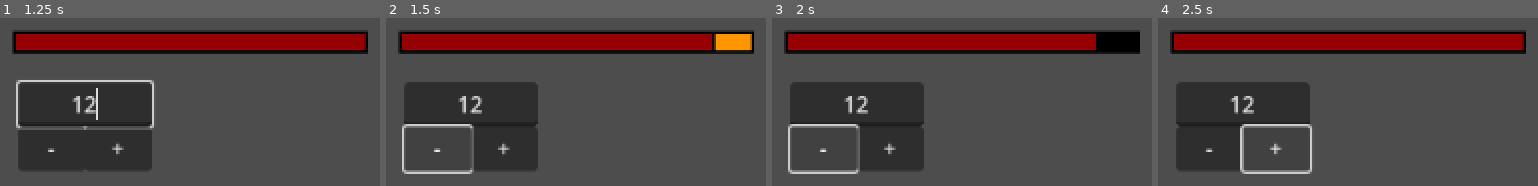
Above: before the commit, frames 1-4 (left to right).
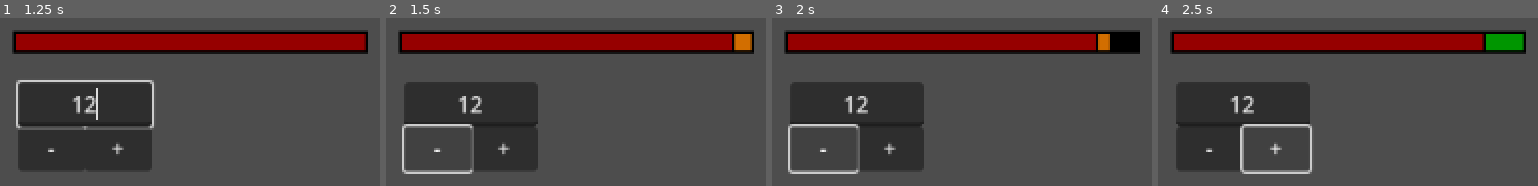
Above: after the commit, the same moments.

Repository: Xanmal877/The-Runic-Isles-MVM-28
Game: Godot game, scene res://scenes/test.tscn
The game is run twice, just before and just after one commit, with the same random seed, the same clock (stepped at 60 frames per second) and the same inputs.
Inputs (mouse positions are in pixels of both pictures, inside the frame that each line leads up to):
- Up to frame 1 (1.25 s): click (83, 105) at 0.52 s; type "12" at 0.6 s
- Up to frame 2 (1.5 s): click "-" at 1.25 s
- Up to frame 3 (2 s): no input
- Up to frame 4 (2.5 s): click "+" at 2 s

Frame 1 is identical in both runs. In frame 2, 1.1% of the frame differs, in the area x 85-97%, y 9-21%; in frame 3, 0.3%; in frame 4, 1.2%.

Commit message:
before push

Diff:
--- a/scenes/test.tscn
+++ b/scenes/test.tscn
@@ -11,8 +11,5 @@
 offset_right = -564.0
 offset_bottom = -233.0
 
-[node name="Node2D" type="Node2D" parent="HealthBarDebug"]
-
-[node name="HealthBar" parent="HealthBarDebug/Node2D" node_paths=PackedStringArray("parent") instance=ExtResource("2_lxstt")]
+[node name="HealthBar" parent="HealthBarDebug" instance=ExtResource("2_lxstt")]
 position = Vector2(-4, -37)
-parent = NodePath("../..")
--- a/scripts/health_bar.gd
+++ b/scripts/health_bar.gd
@@ -1,51 +1,81 @@
 extends Node2D
 
 
+#region signal
 func _on_alteration_tween_timer_timeout():
 	handle_negative_alteration()
 
 
 func _on_health_tween_timer_timeout():
 	handle_positive_health_change()
+#endregion
 
 
-@export var parent: Node
-var parent_health_copy: int : set = _on_parent_health_change
-var parent_health_ratio: float
+#region export
+## The [member Host] of the [annotation HealthBar].   [br]
+## [b][u]Asigning a [member Host] is optional.[/u][/b][br]
+## The Host will default to this Node's parent.       [br]
+## You can assign another Host than the Node's parent if you need to.
+@export var host: Node
+
+## The [annotation Color] that will be used to indicate heal.
+@export var heal_color: Color = Color8(0, 150, 0)
+
+## The [annotation Color] that will be used to indicate damage.
+@export var damage_color: Color = Color8(210, 110, 0)
+
+## The [annotation Color] that will be used to indicate health.
+@export var health_color: Color = Color8(150, 0, 0)
+
+## The [member size] of the [annotation Healthbar]
+@export var size: Vector2i = Vector2i(256, 16)
+
+## The [member reaction] can be tweaked to change how reactive
+## the [annotation HealthBar] behaves.
+@export var reaction: float = 0.4
+#endregion
+
+
+#region var
+var host_health_copy: int : set = _on_host_health_change
+var host_health_ratio: float
 
 var tween_positive_health_change: Tween
 var tween_negative_health_change: Tween
 var tween_positive_alteration: Tween
 var tween_negative_alteration: Tween
-
-@export var heal_color: Color = Color8(0, 150, 0)
-@export var damage_color: Color = Color8(255, 150, 0)
+#endregion
 
 
+#region gameloop
 func _ready():
-	if parent is not Node:
-		parent = get_parent()
-	parent_health_copy = parent.health
-	parent_health_ratio = parent.health / parent.max_health
+	if host is not Node:
+		host = get_parent()
+	host_health_copy = host.health
+	host_health_ratio = host.health / host.max_health
 
 
-func _process(delta):
-	parent_health_copy = parent.health
+func _process(_delta):
+	set_health_bar_color(health_color)
 	update_max_health()
+	update_health()
+	update_size()
+#endregion
 
 
-func _on_parent_health_change(param1):
-	if parent.health < parent_health_copy:
+#region func
+func _on_host_health_change(param1):
+	if host.health < host_health_copy:
 		handle_negative_health_change()
 		set_alteration_bar_color(damage_color)
 		#print("dmg was applied")
 
-	elif parent.health > parent_health_copy:
+	elif host.health > host_health_copy:
 		handle_positive_alteration()
 		set_alteration_bar_color(heal_color)
 		#print("heal was applied")
 
-	parent_health_copy = param1
+	host_health_copy = param1
 
 
 func handle_positive_health_change() -> void:
@@ -54,7 +84,7 @@
 		#print("tween positive health change killed")
 
 	tween_positive_health_change = create_tween()
-	tween_positive_health_change.tween_property($HealthBar, "value", parent.health, 0.2)
+	tween_positive_health_change.tween_property($HealthBar, "value", host.health, reaction)
 	#print("tween positive health change started")
 
 
@@ -63,9 +93,9 @@
 		tween_positive_alteration.kill()
 		#print("tween positive alteration killed")
 
-	$HealthTweenTimer.start(0.2)
+	$HealthTweenTimer.start(reaction)
 	tween_positive_alteration = create_tween()
-	tween_positive_alteration.tween_property($AlterationBar, "value", parent.health, 0.2)
+	tween_positive_alteration.tween_property($AlterationBar, "value", host.health, reaction)
 	#print("tween positive alteration started")
 
 
@@ -74,9 +104,9 @@
 			tween_negative_health_change.kill()
 			#print("tween negative health change killed")
 
-	$AlterationTweenTimer.start(0.2)
+	$AlterationTweenTimer.start(reaction)
 	tween_negative_health_change = create_tween()
-	tween_negative_health_change.tween_property($HealthBar, "value", parent.health, 0.2)
+	tween_negative_health_change.tween_property($HealthBar, "value", host.health, reaction)
 	#print("tween negative health change started")
 
 
@@ -86,8 +116,12 @@
 		#print("tween negative alteration killed")
 
 	tween_negative_alteration = create_tween()
-	tween_negative_alteration.tween_property($AlterationBar, "value", parent.health, 0.2)
+	tween_negative_alteration.tween_property($AlterationBar, "value", host.health, reaction)
 	#print("tween negative alteration started")
+
+
+func set_health_bar_color(color) -> void:
+	$HealthBar.get("theme_override_styles/fill").bg_color = color
 
 
 func set_alteration_bar_color(color: Color) -> void:
@@ -95,13 +129,23 @@
 
 
 func update_max_health() -> void:
-	$HealthBar.max_value = parent.max_health
-	$AlterationBar.max_value = parent.max_health
+	$HealthBar.max_value = host.max_health
+	$AlterationBar.max_value = host.max_health
+
+
+func update_health() -> void:
+	host_health_copy = host.health
+
+
+func update_size() -> void:
+	$HealthBar.size = size
+	$AlterationBar.size = size
 
 
 func debug() -> void:
 	print(
-		"PH[" + str(parent.health) + "]"
+		"PH[" + str(host.health) + "]"
 		+ " HB[" + str($HealthBar.value) + "]"
 		+ " AB[" + str($AlterationBar.value) +"]"
 	)
+#endregion
